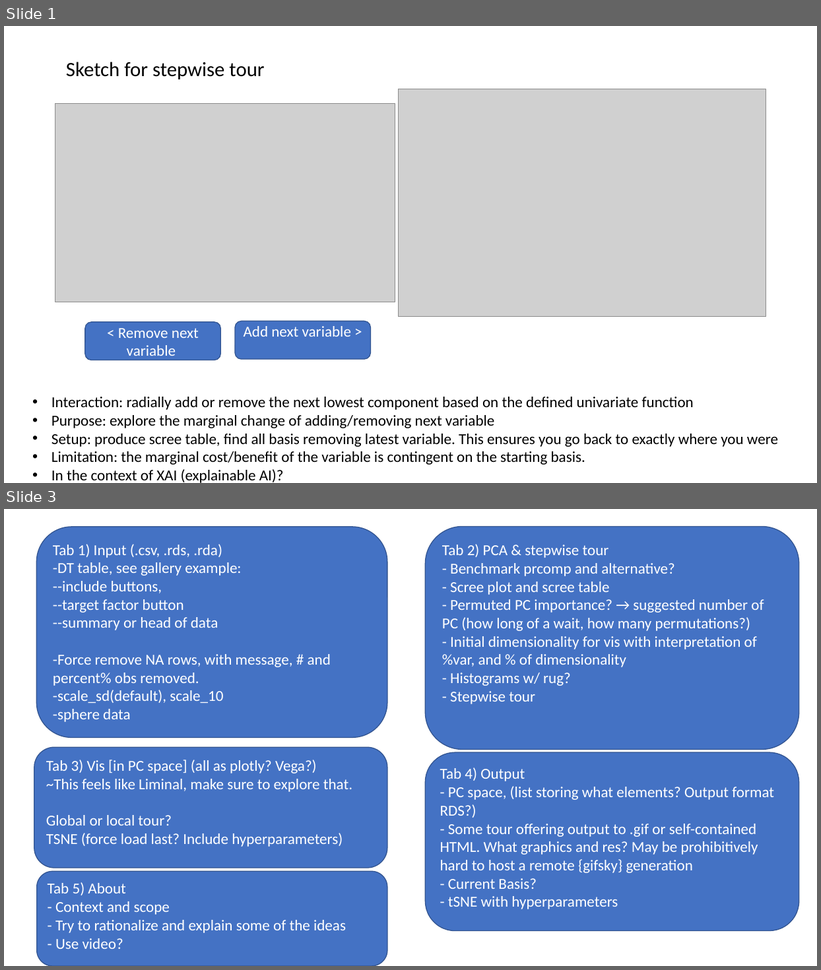
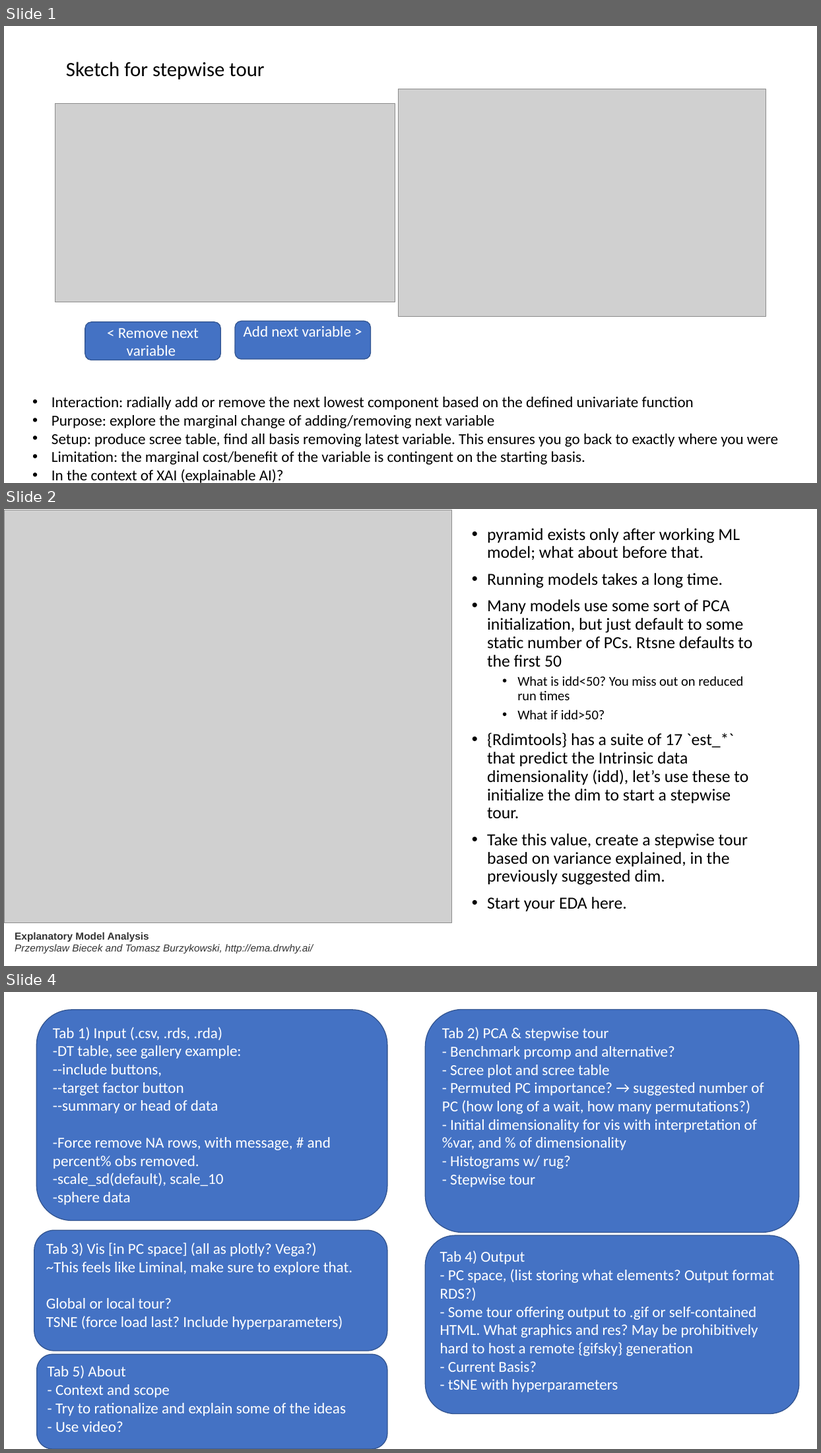
Before and after one commit to nspyrison/ML_EDA, a slide deck: zDesignDrafts/Sketch for stepwise tour.pptx. Shown one above the other, each under a label of ours: slides 1 and 3 before the commit, slides 1, 2 and 4 after it; the slides between them are not shown. The pictures are 821x970 and 821x1453 pixels, drawn with LibreOffice and Linux fonts; fonts in the diff are those of the drawing; grey boxes stand for pictures. Boxes give left, top, right and bottom in pixels: in the first picture for what was removed or moved away, otherwise in the second. Text is boxed around its words. In the diff, an @@ line names an element or a change of style, - is before the commit and + after.

```diff
--- a/zDesignDrafts/Sketch for stepwise tour.pptx
+++ b/zDesignDrafts/Sketch for stepwise tour.pptx
@@ slide 2 added at (4,509,817,966), background #FFFFFF @@
@@ picture added at (4,510,452,923) @@
@@ text added at (487,528,752,912), 20 pt, text #000000 @@
+• pyramid exists only after working ML model; what about before that.
+• Running models takes a long time.
+• Many models use some sort of PCA initialization, but just default to some static number of PCs. Rtsne defaults to the first 50
+  • What is idd<50? You miss out on reduced run times
+  • What if idd>50?
+• {Rdimtools} has a suite of 17 `est_*` that predict the Intrinsic data dimensionality (idd), let’s use these to initialize the dim to start a stepwise tour.
+• Take this value, create a stepwise tour based on variance explained, in the previously suggested dim.
+• Start your EDA here.
@@ text added at (15,933,313,954), 12 pt, text #333333, italic @@
+Explanatory Model Analysis
+Przemyslaw Biecek and Tomasz Burzykowski, http://ema.drwhy.ai/
@@ what was slide 3 is now slide 4 @@
```
Also in this commit, not shown: 2 other slides added, 3 other files.
